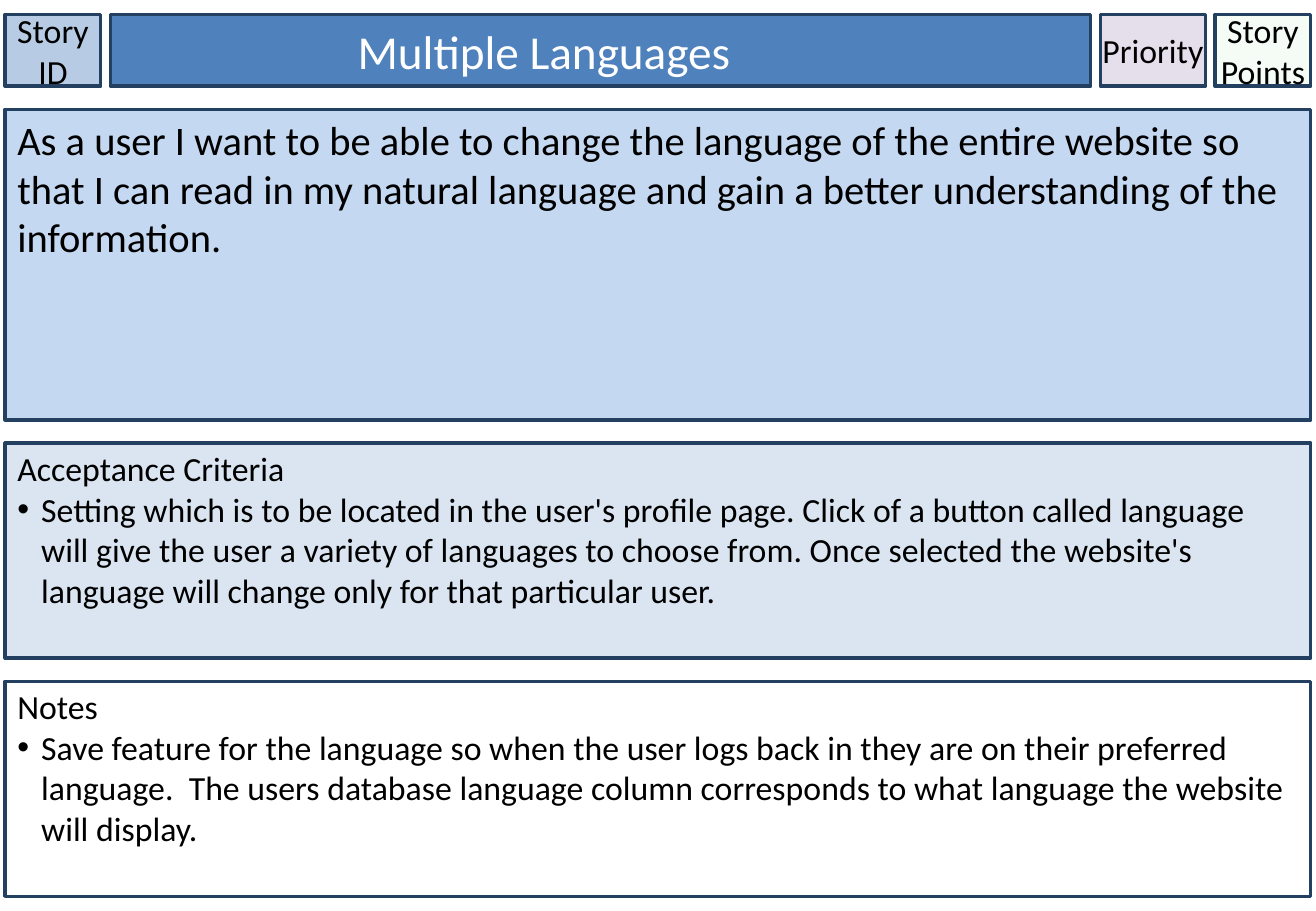
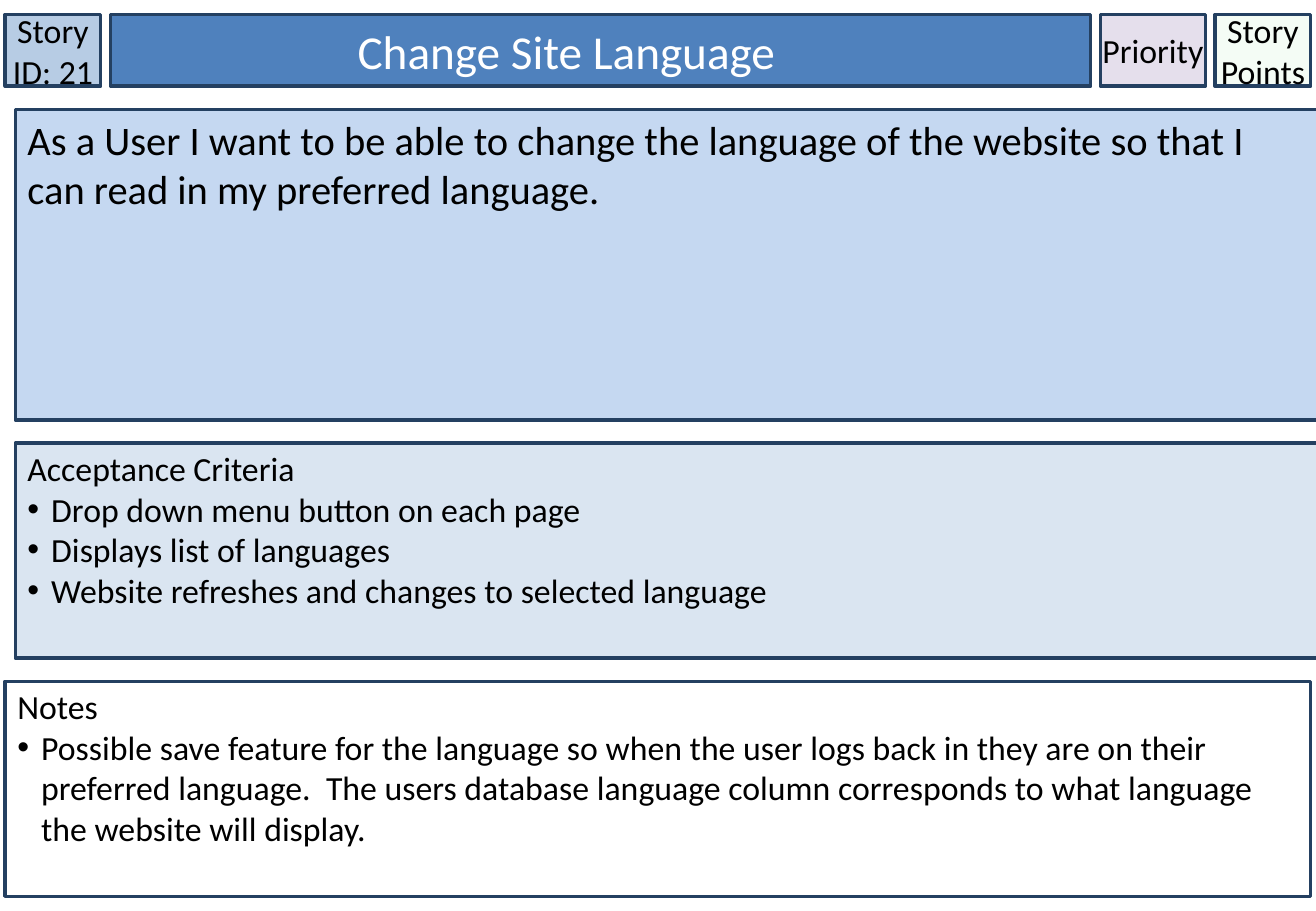
Before and after one commit to lowejosh/Django-landmarks, a slide deck: slide 22 of Story Cards.pptx (slide 6 before the commit). Drawn at 1316x911 pixels with LibreOffice and Linux fonts; fonts in the diff are those of the drawing. Boxes give left, top, right and bottom in pixels: in the first picture for what was removed or moved away, otherwise in the second. Text is boxed around its words. In the diff, an @@ line names an element or a change of style, - is before the commit and + after.

```diff
--- a/Story Cards.pptx
+++ b/Story Cards.pptx
@@ text in rectangle at [13,15,93,92]: text changed @@
-Story ID
+Story ID: 21
@@ text in rectangle at [358,36,775,77]: text changed @@
-Multiple Languages
+Change Site Language
@@ rectangle "As a User I want ...": place and size @@
-rectangle "As a User I want ..." at [5,109,1311,420]
+rectangle "As a User I want ..." at [16,109,1316,420]
@@ text in rectangle at [27,127,1243,211]: text changed @@
-As a user I want to be able to change the language of the entire website so that I can read in my natural language and gain a better understanding of the information.
+As a User I want to be able to change the language of the website so that I can read in my preferred language.
@@ rectangle "Acceptance Criteria": place and size @@
-rectangle "Acceptance Criteria" at [5,444,1311,659]
+rectangle "Acceptance Criteria" at [16,444,1316,659]
@@ text in rectangle at [51,498,767,609]: text changed @@
-• Setting which is to be located in the user's profile page. Click of a button called language will give the user a variety of languages to choose from. Once selected the website's language will change only for that particular user.
+• Drop down menu button on each page
+• Displays list of languages
+• Website refreshes and changes to selected language
@@ text in rectangle at [41,736,1252,847]: text changed @@
-• Save feature for the language so when the user logs back in they are on their preferred language. The users database language column corresponds to what language the website will display.
+• Possible save feature for the language so when the user logs back in they are on their preferred language. The users database language column corresponds to what language the website will display.
```
Also in this commit, not shown: 31 other slides changed, 2 slides added, 1 slide removed, 1 other file.
